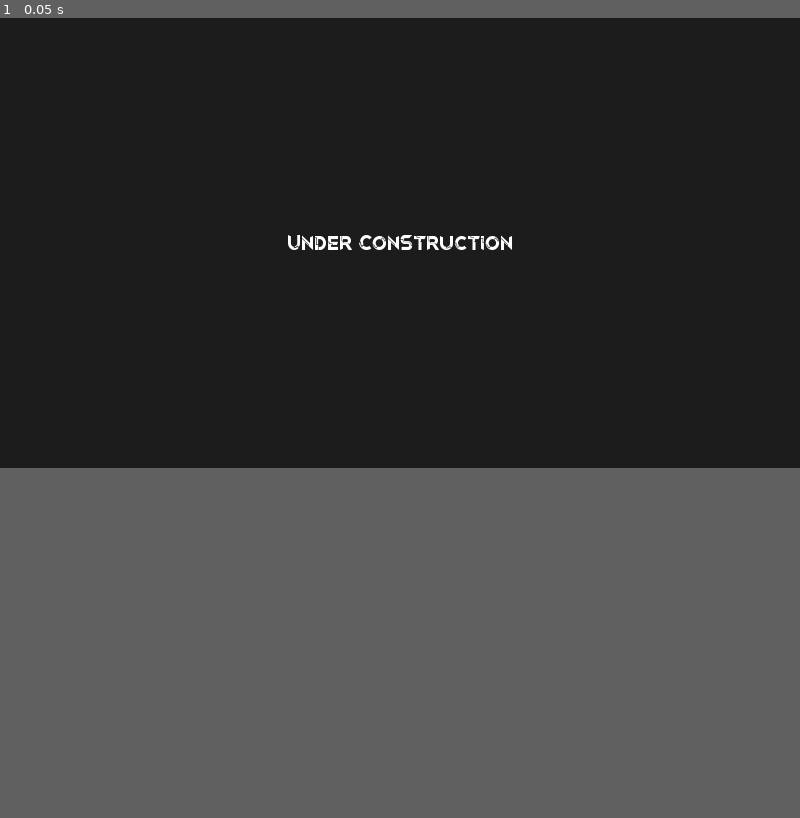
Above: before the commit, frame 1.
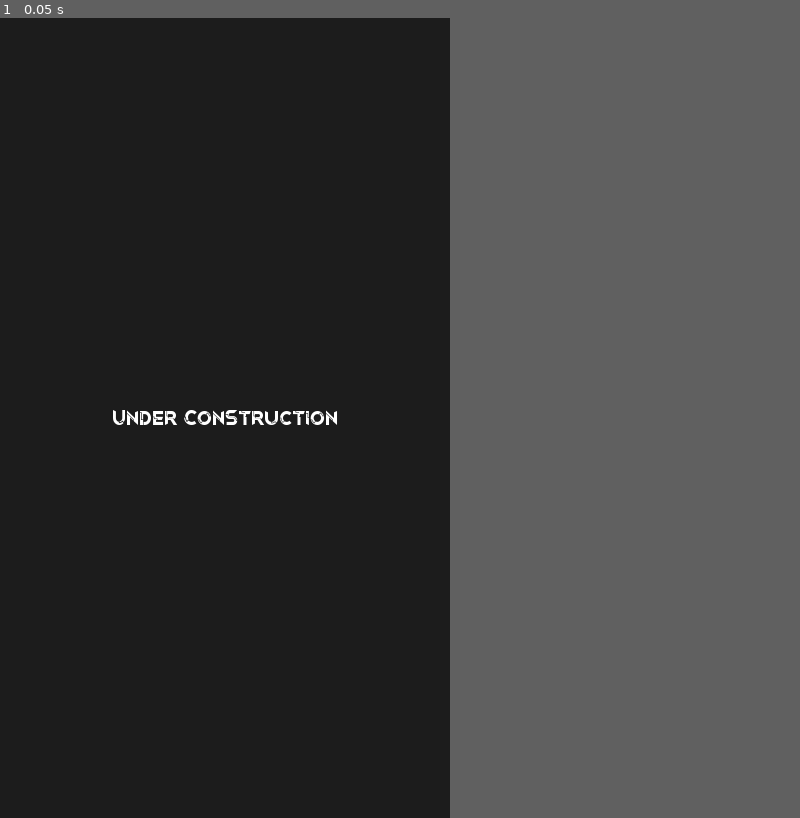
Above: after the commit, the same moment.

Repository: U3ForgeOrg/u3forgeWebsite
Game: Godot game, scene res://Scenes/ComingSoonScene.tscn
Two runs of this game, one before a commit and one after it. Both use one fixed random seed, a clock stepped at 60 frames per second and the inputs below.
Inputs:
- Up to frame 1 (0.05 s): no input
In our replay, the window is 800x450 before the commit and 450x800 after it. These sizes can differ from the game's own. Grey fills any space a smaller window leaves; there, only what the larger window draws over its background counts as a difference.

The runs differ from the first frame. In frame 1, 0.6% of the frame differs, in the area x 14-64%, y 27-51%.

Commit message:
Test scale2

Diff:
--- a/project.godot
+++ b/project.godot
@@ -18,8 +18,8 @@
 
 [display]
 
-window/size/width=1280
-window/size/height=720
+window/size/width=720
+window/size/height=1280
 window/vsync/use_vsync=false
 window/handheld/orientation="sensor"
 window/stretch/mode="2d"
